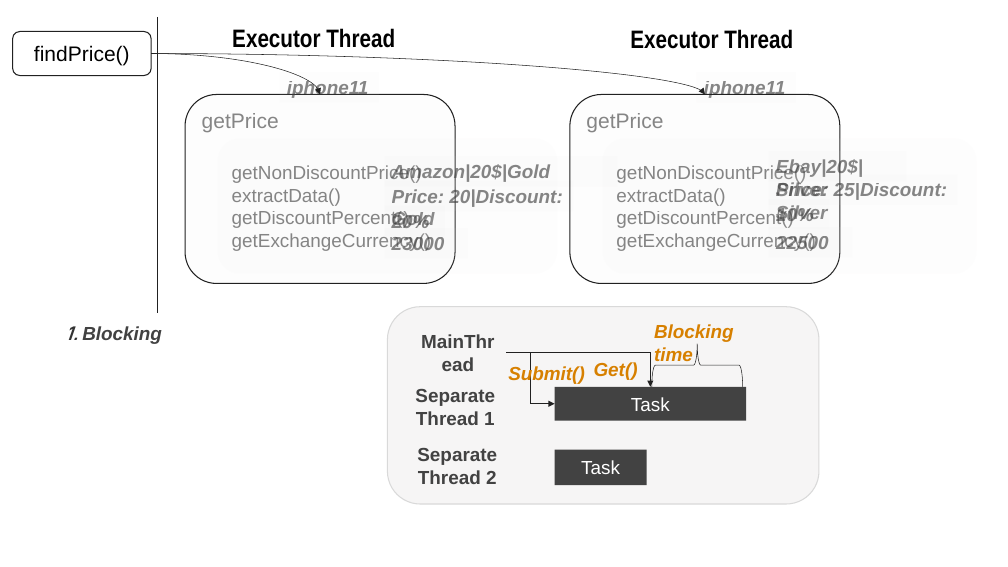
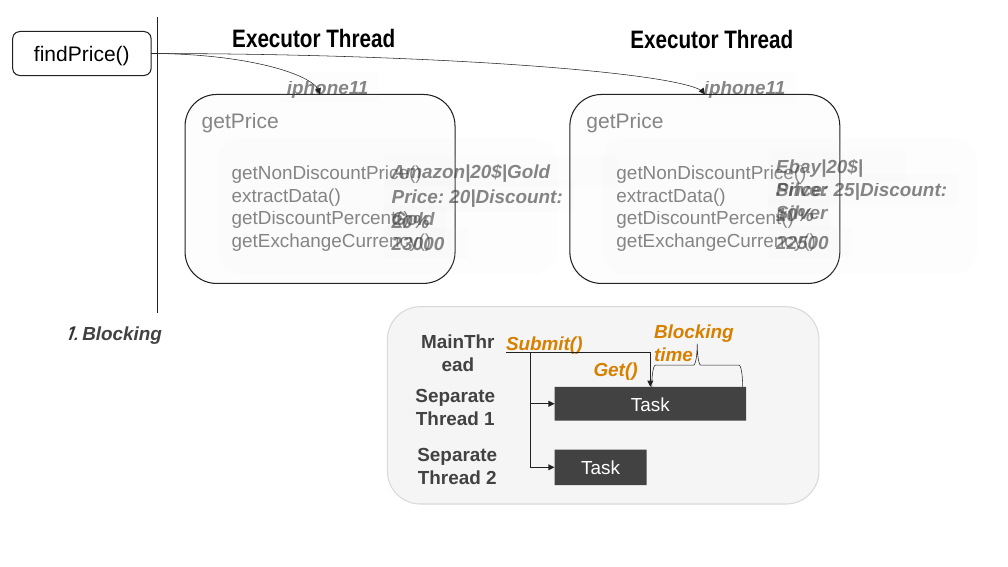
Before and after one commit to DevDay2019-AxonActive/DevDay2019---Advanced-Java, a slide deck: slide 11 of presentations/java_future.pptx. Drawn at 1008x567 pixels with LibreOffice and Linux fonts; fonts in the diff are those of the drawing; background and template pictures are left out. Boxes give left, top, right and bottom in pixels: in the first picture for what was removed or moved away, otherwise in the second. Text is boxed around its words. In the diff, an @@ line names an element or a change of style, - is before the commit and + after.

```diff
--- a/presentations/java_future.pptx
+++ b/presentations/java_future.pptx
@@ text "Submit()": place and size @@
-text "Submit()" at [508, 365, 585, 384]
+text "Submit()" at [506, 336, 583, 354]
@@ elbow arrow added from (507, 352) to (555, 467), #212121 1 pt @@
```
Also in this commit, not shown: 7 other slides changed.
